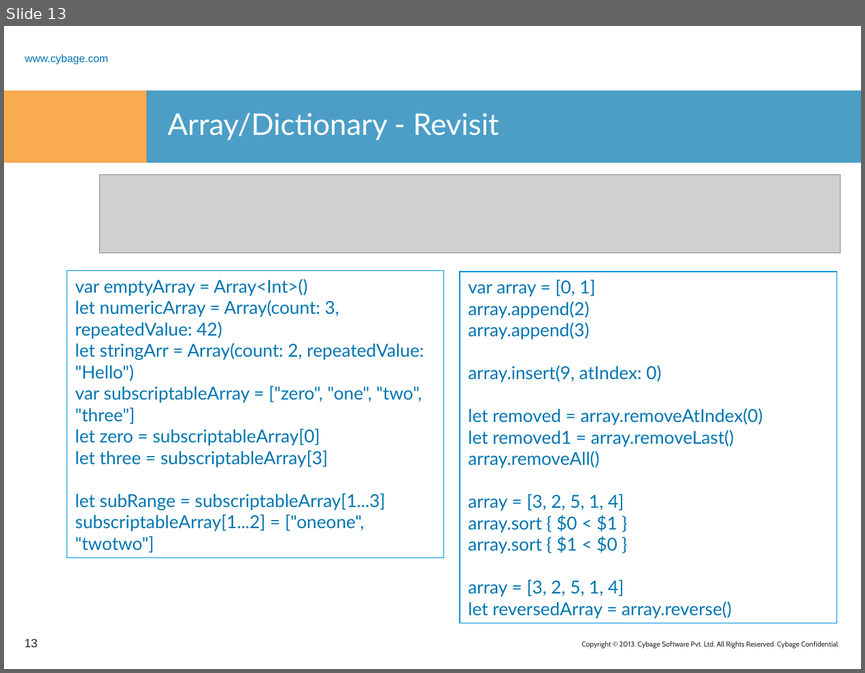
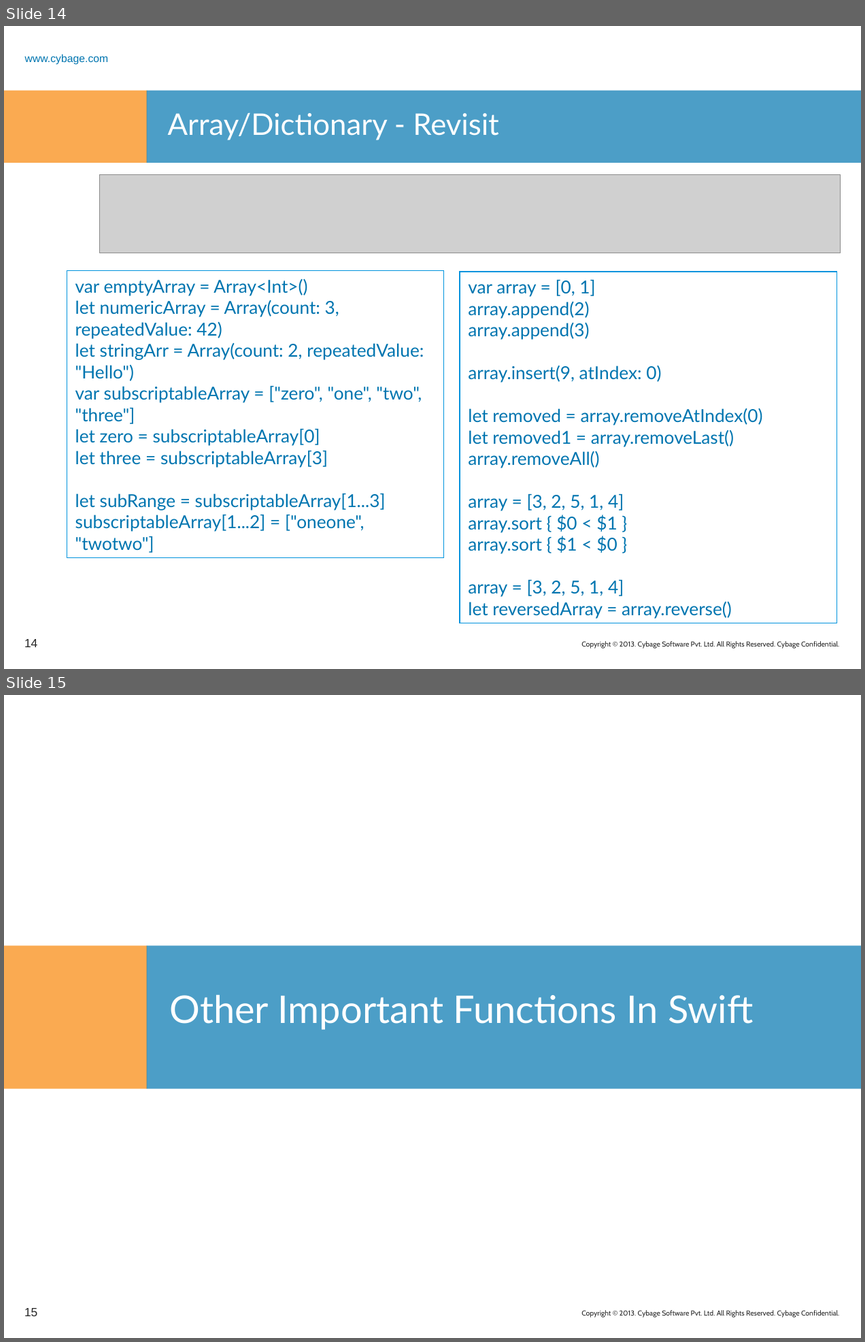
Before and after one commit to sumantar/Learn_Swift, a slide deck: PPT/Learn_Swift-4.ppt. Shown one above the other, each under a label of ours: slide 13 before the commit, slides 14 and 15 after it. The pictures are 865x673 and 865x1342 pixels, drawn with LibreOffice and Linux fonts; fonts in the diff are those of the drawing; grey boxes stand for pictures; background and template pictures are left out. Boxes give left, top, right and bottom in pixels: in the first picture for what was removed or moved away, otherwise in the second. Text is boxed around its words. In the diff, an @@ line names an element or a change of style, - is before the commit and + after.

```diff
--- a/PPT/Learn_Swift-4.ppt
+++ b/PPT/Learn_Swift-4.ppt
@@ slide 15 added at <box>4,695,861,1338</box>, background picture (left out); not listed: 1 template element that a slide beside it also shows @@
@@ rectangle added at <box>4,945,147,1088</box>, fill #F88608 at 70% opacity @@
@@ rectangle added at <box>146,945,861,1088</box>, fill #0075B0 at 70% opacity @@
@@ title added at <box>169,994,753,1030</box>, 32 pt, text #FFFFFF @@
+Other Important Functions In Swift
@@ page number added at <box>24,1308,37,1316</box>, 10 pt, text #262626 @@
+15
@@ what was slide 13 is now slide 14 @@
@@ page number at <box>24,639,37,647</box>: text changed @@
-13
+14
```
Also in this commit, not shown: 28 other slides added, 6 other files.
